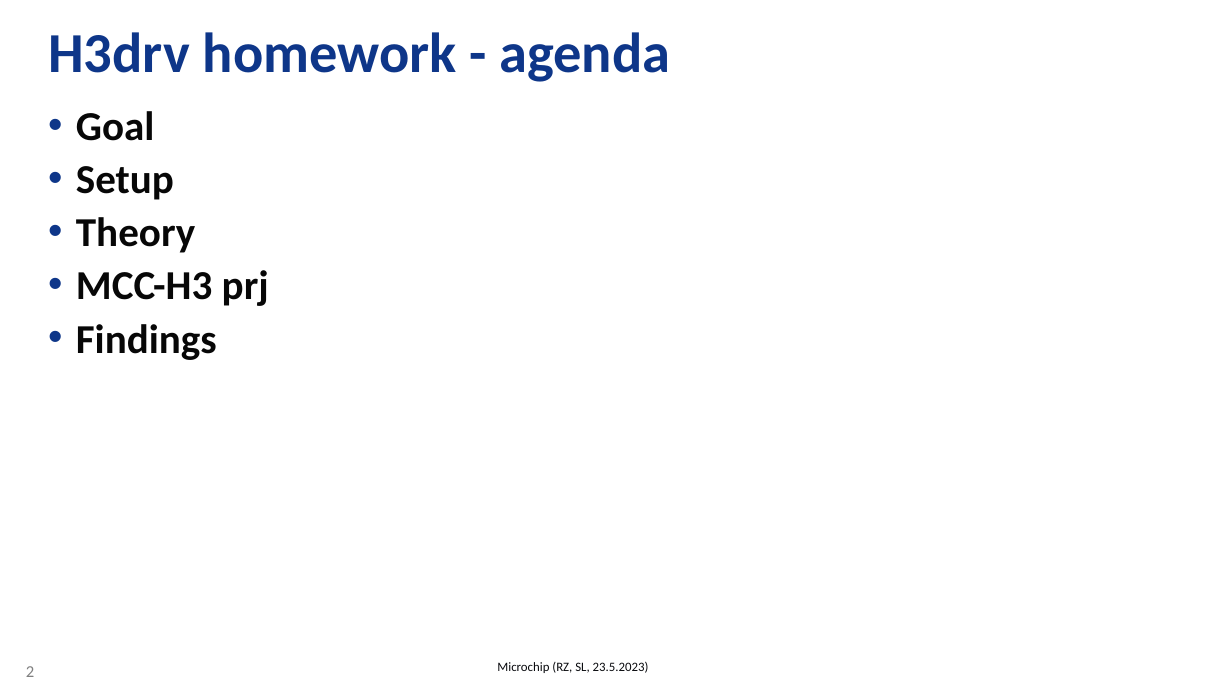
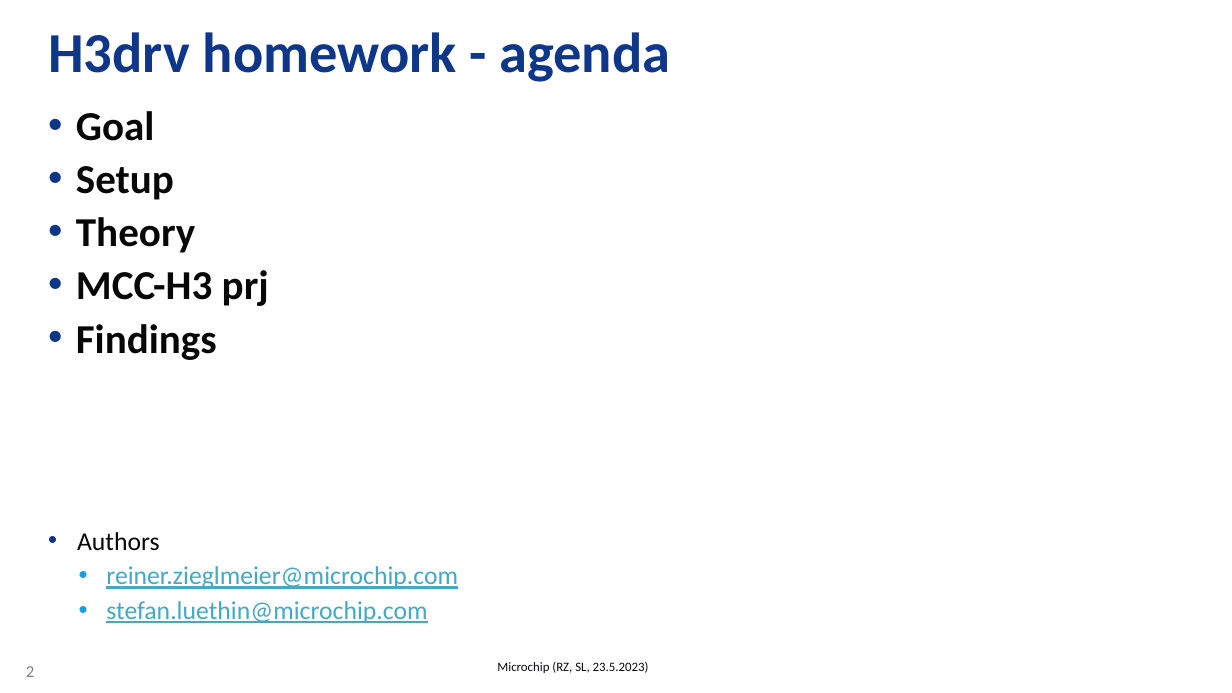
Before and after one commit to stefanluethin-microchip/h3_touch_samc21, a slide deck: slide 2 of H3drvHome_RZ-SL_C21_touch.pptx. Drawn at 1232x693 pixels with LibreOffice and Linux fonts; fonts in the diff are those of the drawing; background and template pictures are left out. Boxes give left, top, right and bottom in pixels: in the first picture for what was removed or moved away, otherwise in the second. Text is boxed around its words. In the diff, an @@ line names an element or a change of style, - is before the commit and + after.

```diff
--- a/H3drvHome_RZ-SL_C21_touch.pptx
+++ b/H3drvHome_RZ-SL_C21_touch.pptx
@@ text at [77,532,458,623]: paragraphs added @@
+• Authors
+  • reiner.zieglmeier@microchip.com
+  • stefan.luethin@microchip.com
```
Also in this commit, not shown: 6 other slides changed, 8 slides added.
